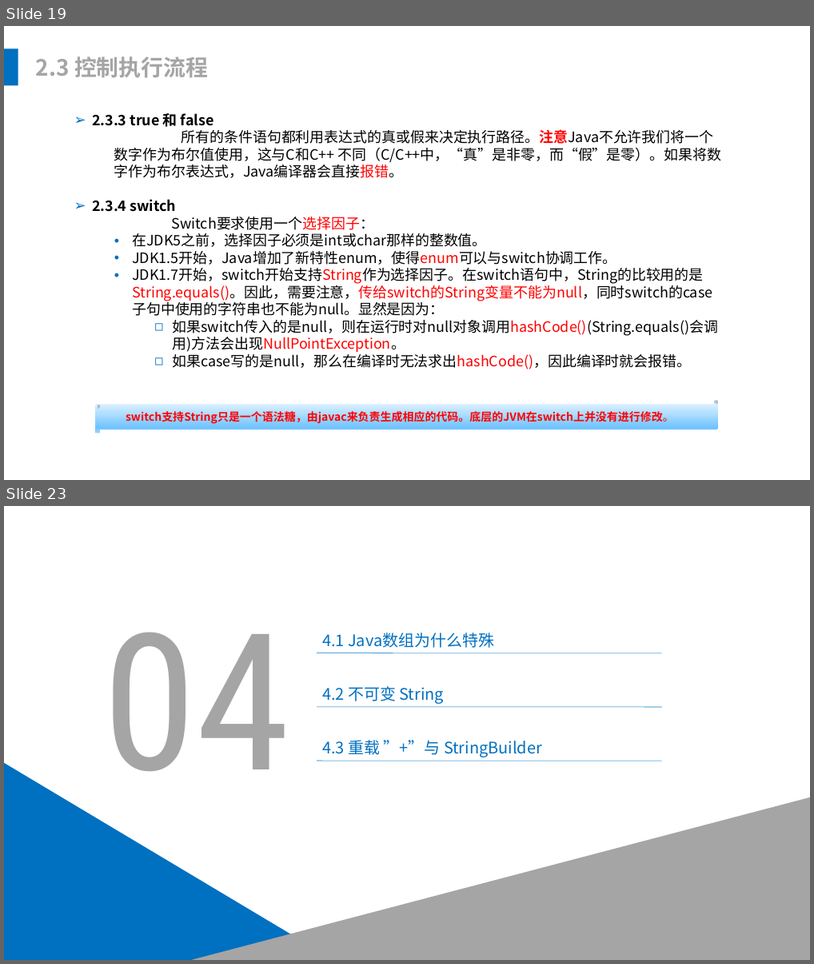
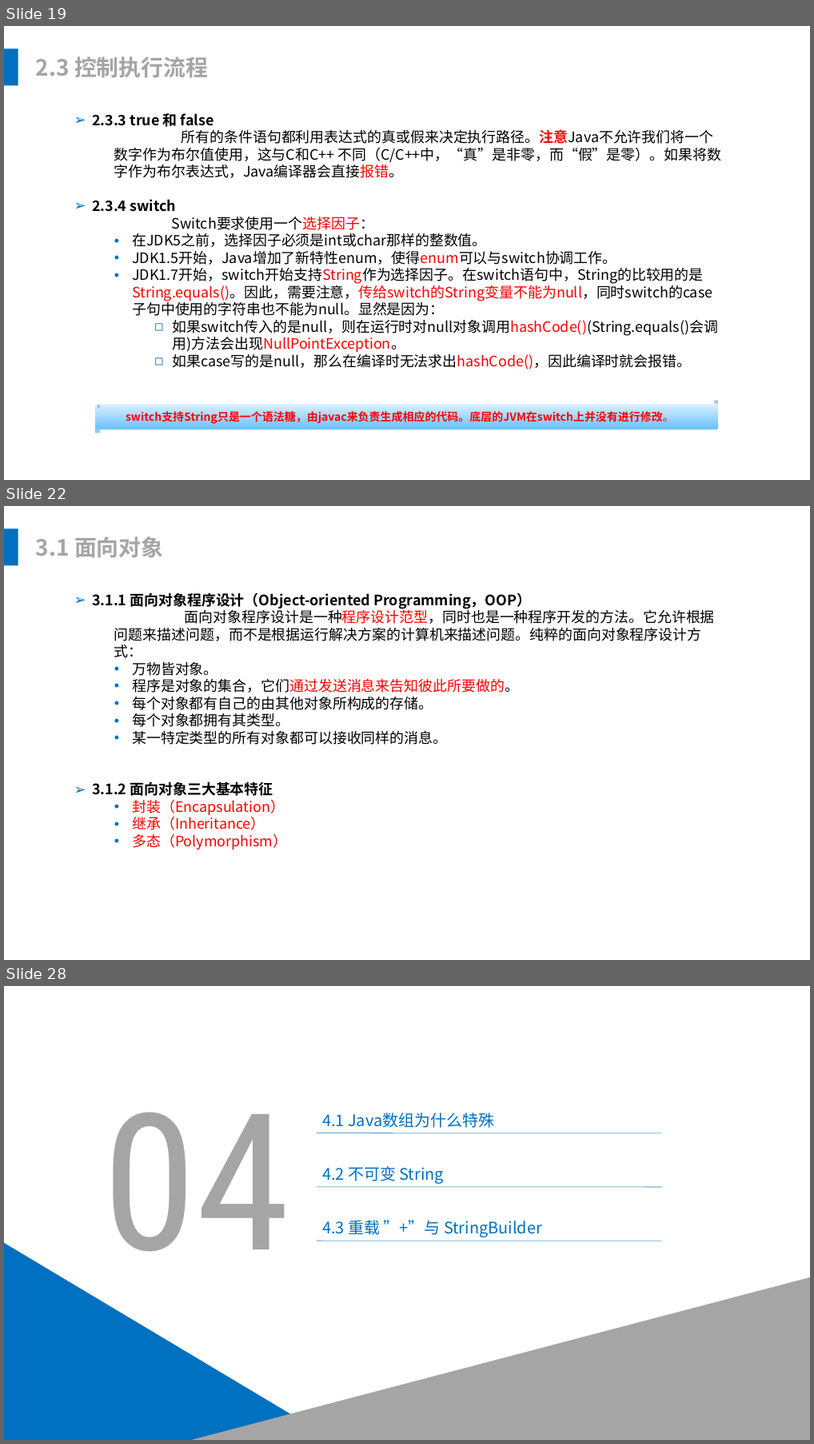
Before and after one commit to leonliu06/JavaTrainning, a slide deck: Java培训.pptx. Shown one above the other, each under a label of ours: slides 19 and 23 before the commit, slides 19, 22 and 28 after it; the slides between them are not shown. The pictures are 814x964 and 814x1444 pixels, drawn with LibreOffice and Linux fonts; fonts in the diff are those of the drawing. Boxes give left, top, right and bottom in pixels: in the first picture for what was removed or moved away, otherwise in the second. Text is boxed around its words. In the diff, an @@ line names an element or a change of style, - is before the commit and + after.

```diff
--- a/Java培训.pptx
+++ b/Java培训.pptx
@@ slide 22 added at bbox=[4, 506, 810, 960], background #FFFFFF @@
@@ rectangle added at bbox=[4, 529, 18, 566], fill #0070C0 @@
@@ text added at bbox=[36, 536, 163, 558], 28 pt, text #A5A5A5, bold @@
+3.1 面向对象
@@ text added at bbox=[92, 592, 715, 849], 18 pt, text #000000 @@
+➢ 3.1.1 面向对象程序设计（Object-oriented Programming，OOP）
+  面向对象程序设计是一种程序设计范型，同时也是一种程序开发的方法。它允许根据问题来描述问题，而不是根据运行解决方案的计算机来描述问题。纯粹的面向对象程序设计方式：
+  • 万物皆对象。
+  • 程序是对象的集合，它们通过发送消息来告知彼此所要做的。
+  • 每个对象都有自己的由其他对象所构成的存储。
+  • 每个对象都拥有其类型。
+  • 某一特定类型的所有对象都可以接收同样的消息。
+➢ 3.1.2 面向对象三大基本特征
+  • 封装（Encapsulation）
+  • 继承（Inheritance）
+  • 多态（Polymorphism）
@@ what was slide 23 is now slide 28 @@
```
Also in this commit, not shown: 4 slides changed, 5 other slides added, 1 slide removed.
